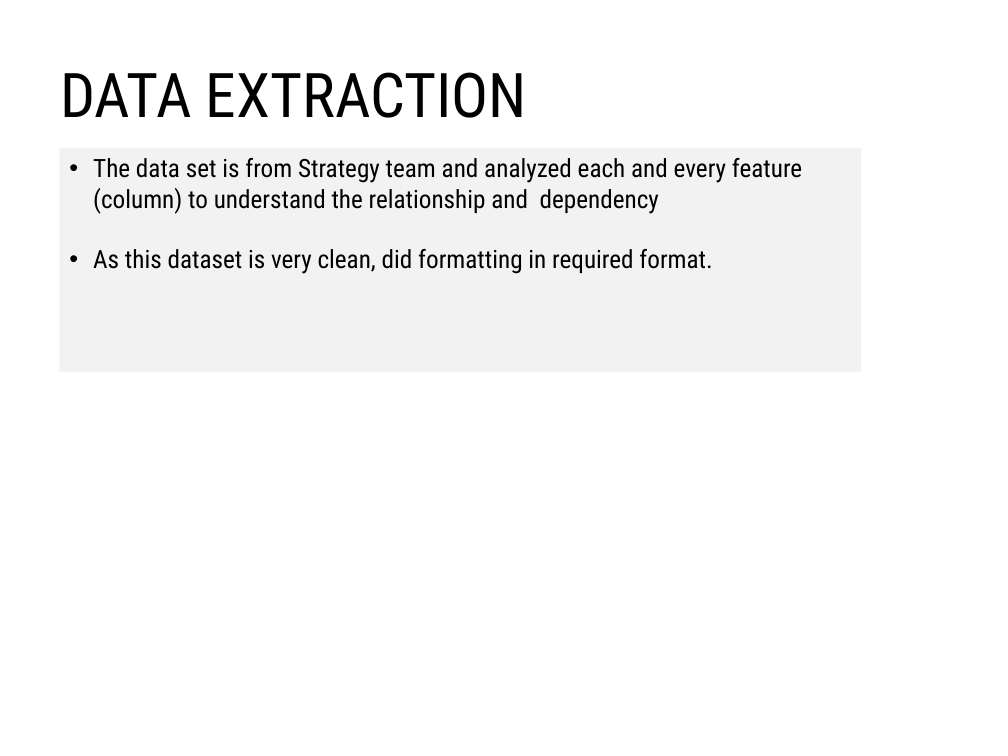
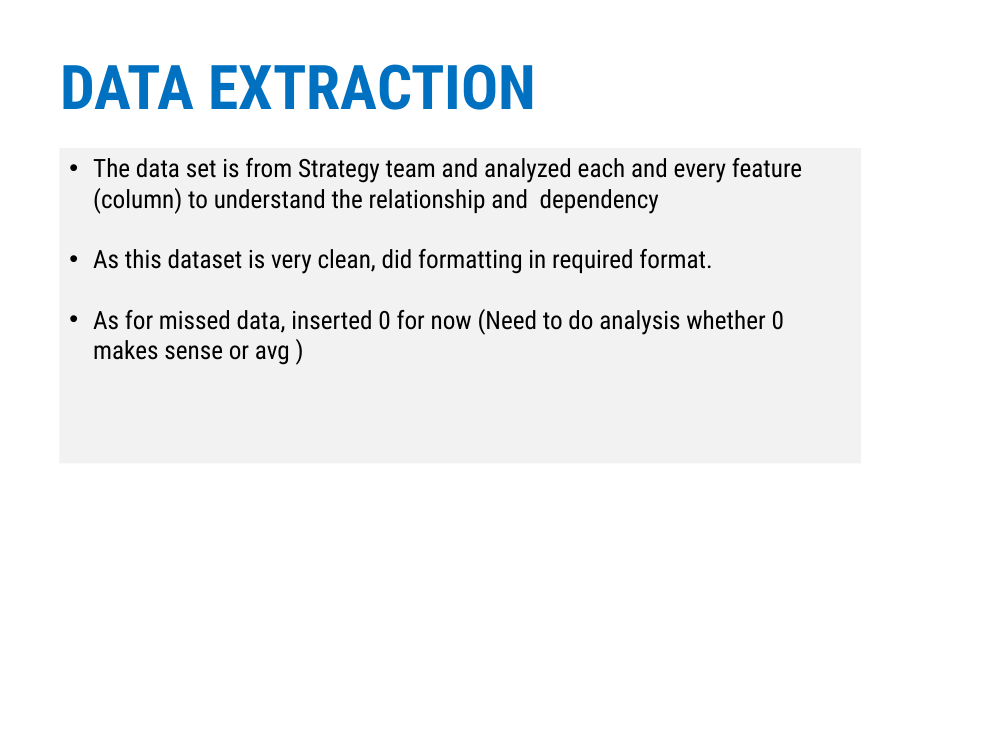
Before and after one commit to gusharani/Project, a slide deck: slide 2 of DS project ppt - Usha.pptx. Drawn at 1008x756 pixels with LibreOffice and Linux fonts; fonts in the diff are those of the drawing. Boxes give left, top, right and bottom in pixels: in the first picture for what was removed or moved away, otherwise in the second. Text is boxed around its words. In the diff, an @@ line names an element or a change of style, - is before the commit and + after.

```diff
--- a/DS project ppt - Usha.pptx
+++ b/DS project ppt - Usha.pptx
@@ title "DATA EXTRACTION" at (x1=60, y1=64, x2=537, y2=110): text colour #000000 to #0070C0, bold on @@
@@ rectangle "The data set is from ..." resized from (x1=59, y1=148, x2=861, y2=372) to (x1=59, y1=148, x2=861, y2=464) @@
@@ text in rectangle at (x1=93, y1=309, x2=784, y2=365): paragraph added @@
+• As for missed data, inserted 0 for now (Need to do analysis whether 0 makes sense or avg )
```
Also in this commit, not shown: 3 other slides changed, 2 slides added, 1 other file.
